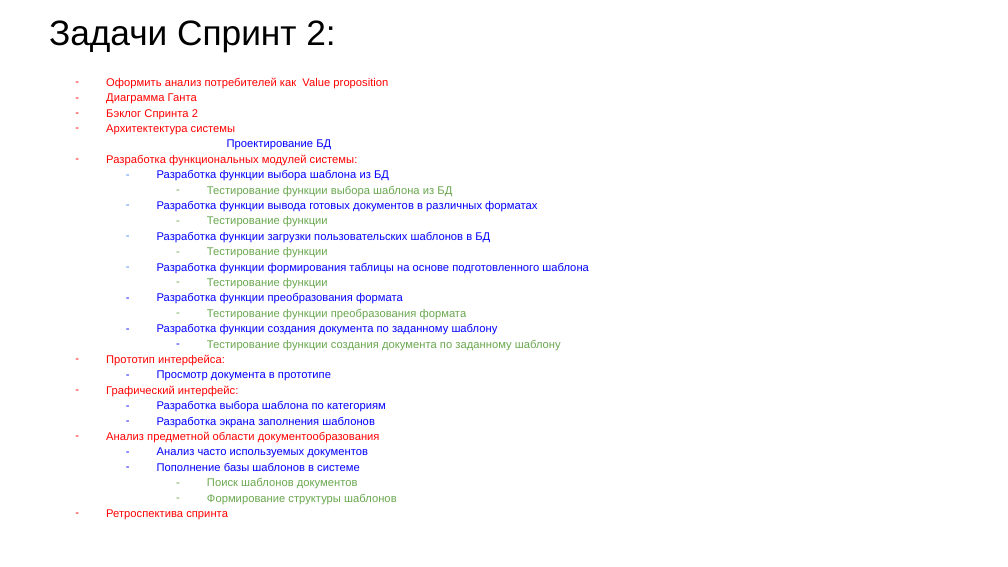
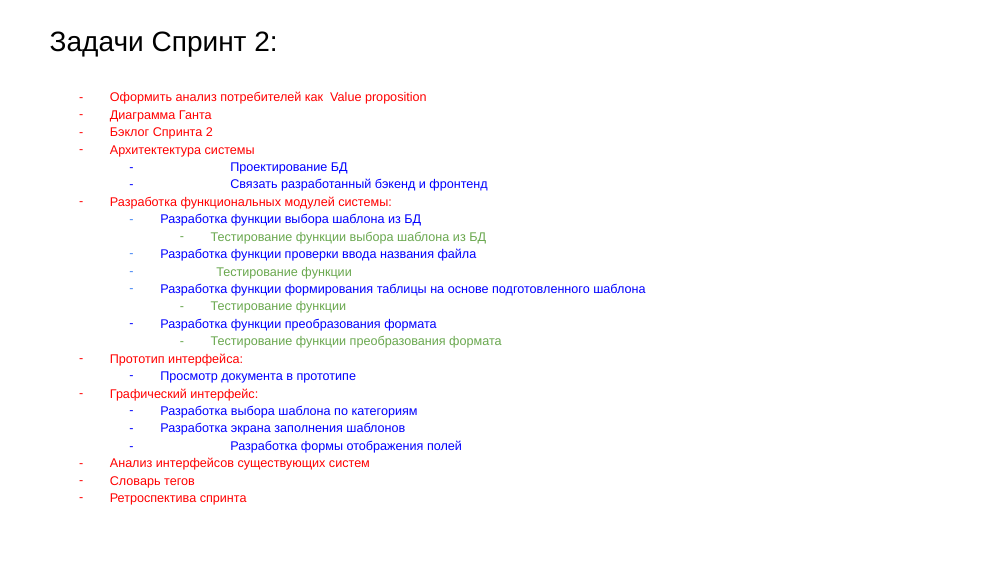
Before and after one commit to teamdevm/teamwork-positive, a slide deck: slide 25 of Documentation/Отчет по проекту.pptx (slide 24 before the commit). Drawn at 1008x567 pixels with LibreOffice and Linux fonts; fonts in the diff are those of the drawing. Boxes give left, top, right and bottom in pixels: in the first picture for what was removed or moved away, otherwise in the second. Text is boxed around its words. In the diff, an @@ line names an element or a change of style, - is before the commit and + after.

Commit message:
Обновила документацию: изменила название системы в ТЗ, добавила титульник и словарь тегов

```diff
--- a/Documentation/Отчет по проекту.pptx
+++ b/Documentation/Отчет по проекту.pptx
@@ title "Задачи Спринт 2:": place and size @@
-title "Задачи Спринт 2:" at (49,20,335,51)
+title "Задачи Спринт 2:" at (50,31,277,57)
@@ title "Задачи Спринт 2:" at (50,31,277,57): size 25.2 to 20 pt @@
@@ text "Оформить анализ потребителей как Value ...": place and size @@
-text "Оформить анализ потребителей как Value ..." at (106,77,589,519)
+text "Оформить анализ потребителей как Value ..." at (110,91,645,505)
@@ text at (110,91,645,505): size 8 to 9 pt in "Оформить анализ потребителей как Value proposition", "Диаграмма Ганта", "Бэклог Спринта 2", "Архитектектура системы" and 14 more places; list level 3 to 4 in "Тестирование функции"; bullet colour #6AA84F to #4285F4 @@
@@ text at (230,162,487,191): text changed; size 8 to 9 pt @@
-    Проектирование БД
+    - Проектирование БД
+    - Связать разработанный бэкенд и фронтенд
@@ text at (160,248,477,261): text changed; size 8 to 9 pt @@
-  – Разработка функции вывода готовых документов в различных форматах
-    – Тестирование функции
-  – Разработка функции загрузки пользовательских шаблонов в БД
+  – Разработка функции проверки ввода названия файла
@@ text at (157,324,561,350): paragraphs removed @@
-  – Разработка функции создания документа по заданному шаблону
-    – Тестирование функции создания документа по заданному шаблону
@@ text at (110,440,462,488): text changed; size 8 to 9 pt; text colour #0000FF to #FF0000 @@
-– Анализ предметной области документообразования
-  – Анализ часто используемых документов
-  – Пополнение базы шаблонов в системе
-    – Поиск шаблонов документов
-    – Формирование структуры шаблонов
+  - Разработка формы отображения полей
+– Анализ интерфейсов существующих систем
+– Словарь тегов
```
Also in this commit, not shown: 8 other slides changed, 16 slides added, 2 slides removed, 2 other files.
